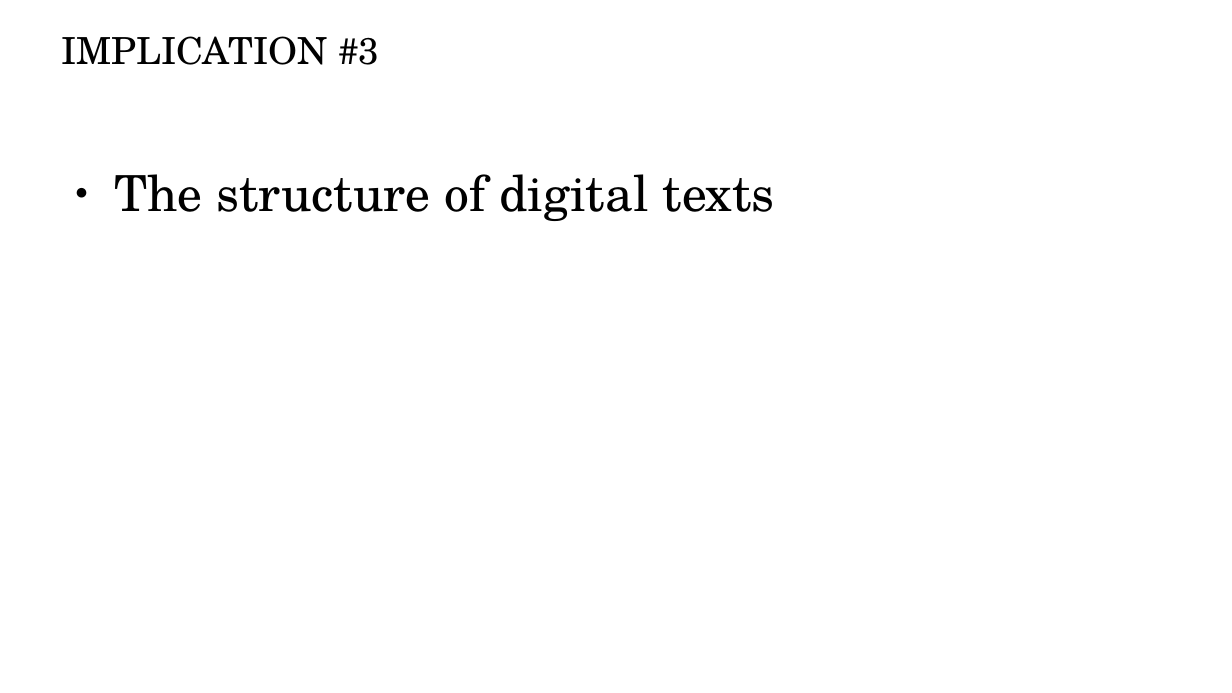
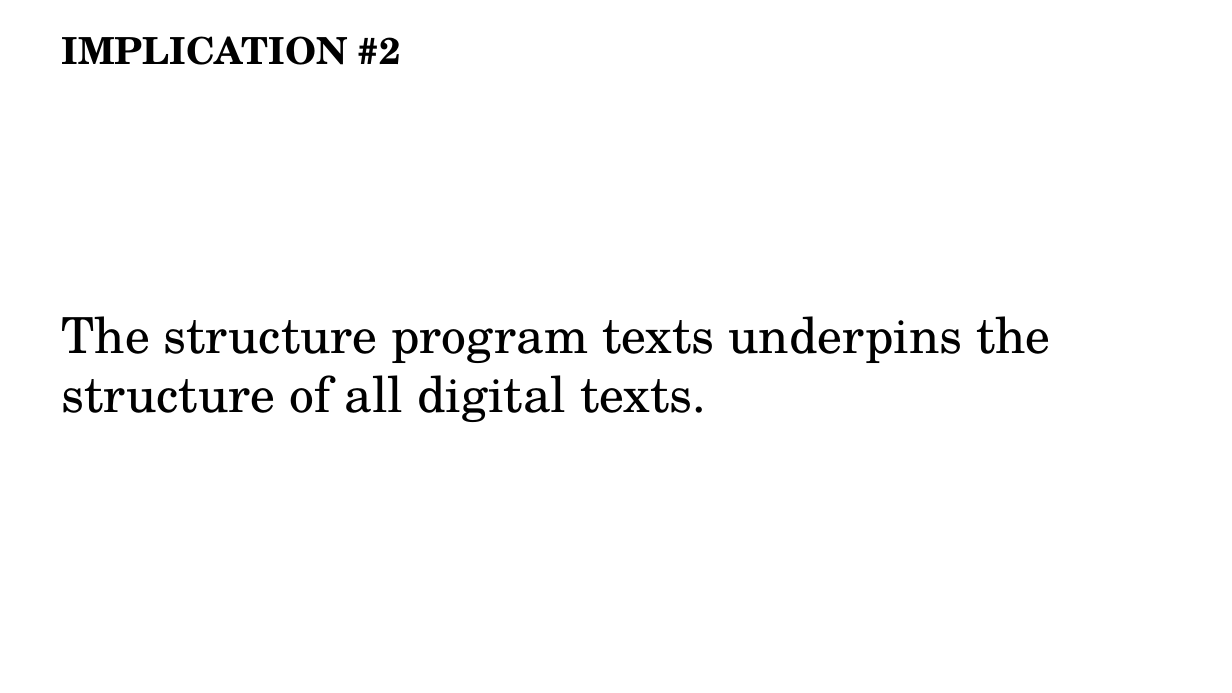
Before and after one commit to periode/thesis, a slide deck: slide 31 of jury/soutenance/Soutenance.odp (slide 19 before the commit). Drawn at 1232x693 pixels with LibreOffice and Linux fonts; fonts in the diff are those of the drawing. Boxes give left, top, right and bottom in pixels: in the first picture for what was removed or moved away, otherwise in the second. Text is boxed around its words. In the diff, an @@ line names an element or a change of style, - is before the commit and + after.

```diff
--- a/jury/soutenance/Soutenance.odp
+++ b/jury/soutenance/Soutenance.odp
@@ title at (62, 36, 401, 65): text changed; bold on @@
-IMPLICATION #3
+IMPLICATION #2
@@ text "The structure program texts underpins ..." at (62, 316, 1050, 422): vertical alignment top to middle @@
@@ text at (62, 316, 1050, 422): text changed @@
-● The structure of digital texts
+The structure program texts underpins the structure of all digital texts.
```
Also in this commit, not shown: 11 other slides changed, 24 slides added, 12 slides removed, 7 other files.
